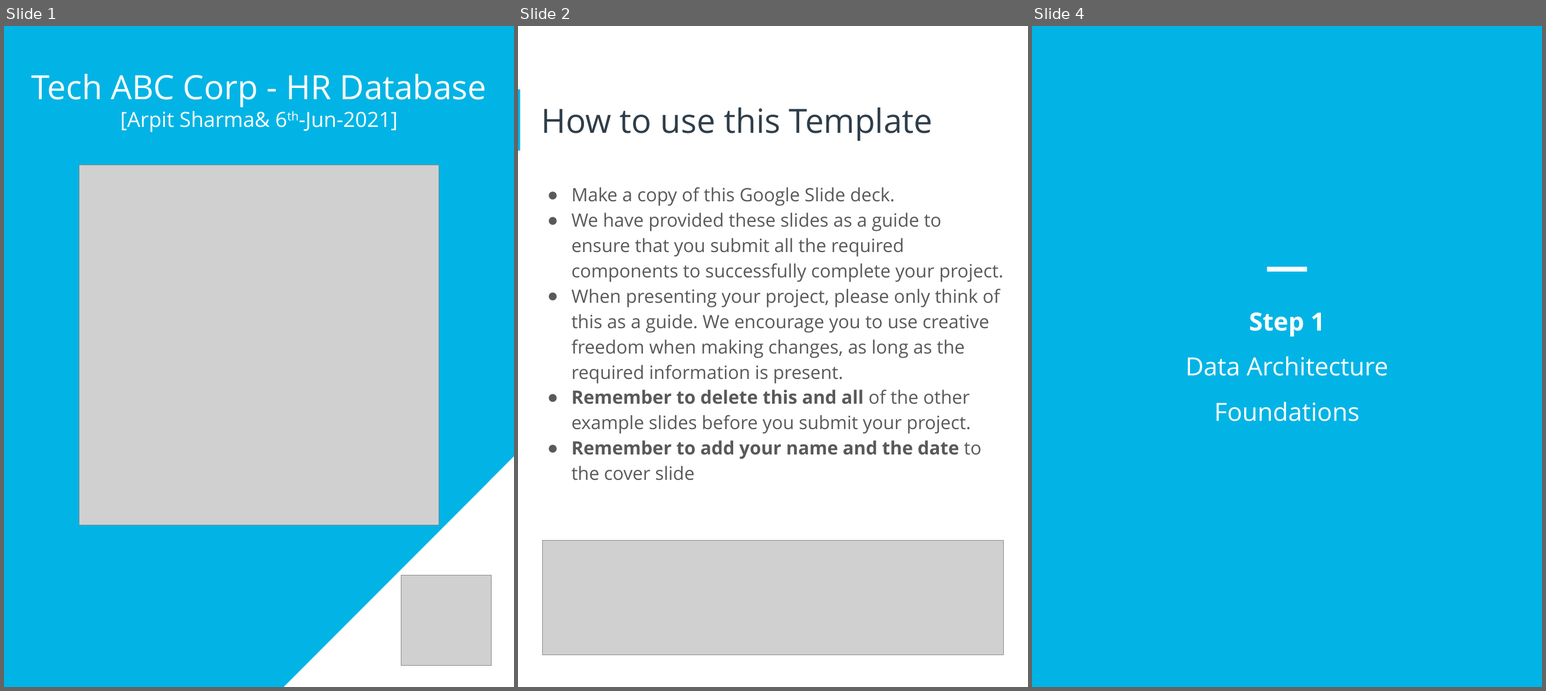
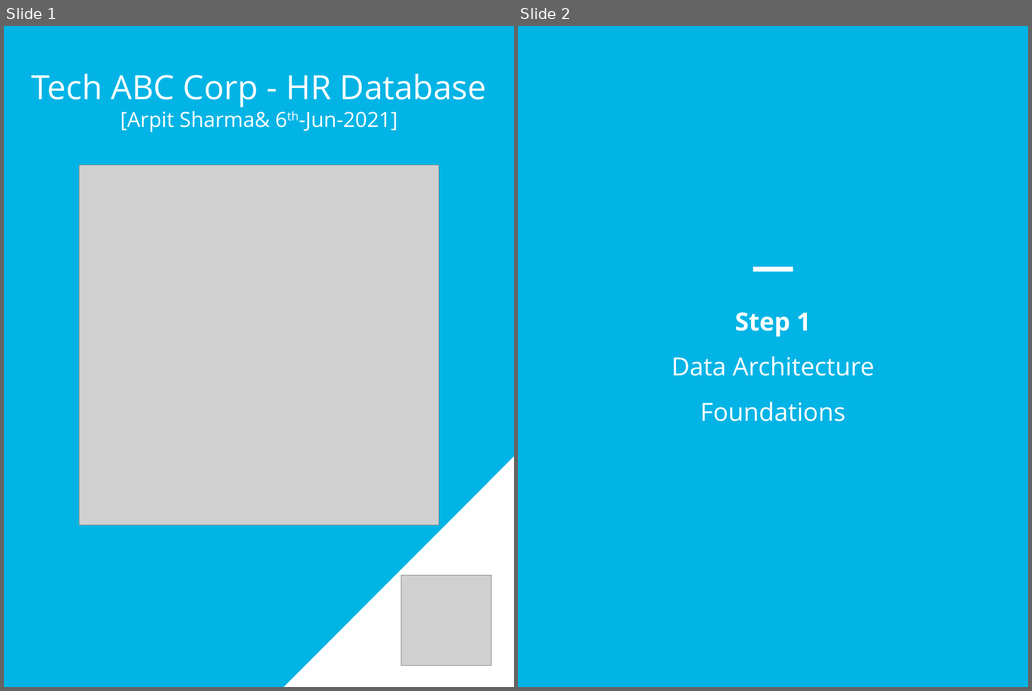
Before and after one commit to arpitsharma9/da-ud-design_hr_db, a slide deck: HR_Dataset_Assignment.pptx. Shown side by side, each under a label of ours: slides 1, 2 and 4 before the commit, slides 1 and 2 after it; the slides between them are not shown. The pictures are 1546x691 and 1032x691 pixels, drawn with LibreOffice and Linux fonts; fonts in the diff are those of the drawing; grey boxes stand for pictures; background and template pictures are left out. Boxes give left, top, right and bottom in pixels: in the first picture for what was removed or moved away, otherwise in the second. Text is boxed around its words. In the diff, an @@ line names an element or a change of style, - is before the commit and + after.

```diff
--- a/HR_Dataset_Assignment.pptx
+++ b/HR_Dataset_Assignment.pptx
@@ slide 2 removed at (518,26,1028,687), background #FFFFFF @@
@@ rectangle removed at (518,89,520,150) @@
@@ title removed at (542,107,933,141) @@
-How to use this Template
@@ text removed at (572,187,1004,480) @@
-● Make a copy of this Google Slide deck.
-● We have provided these slides as a guide to ensure that you submit all the required components to successfully complete your project.
-● When presenting your project, please only think of this as a guide. We encourage you to use creative freedom when making changes, as long as the required information is present.
-● Remember to delete this and all of the other example slides before you submit your project.
-● Remember to add your name and the date to the cover slide
@@ text removed at (619,539,923,590) @@
-Remove this slide
@@ picture removed at (543,540,1004,654) @@
@@ what was slide 4 is now slide 2 @@
```
Also in this commit, not shown: 3 slides changed, 2 slides added, 1 other slide removed, 2 other files.
